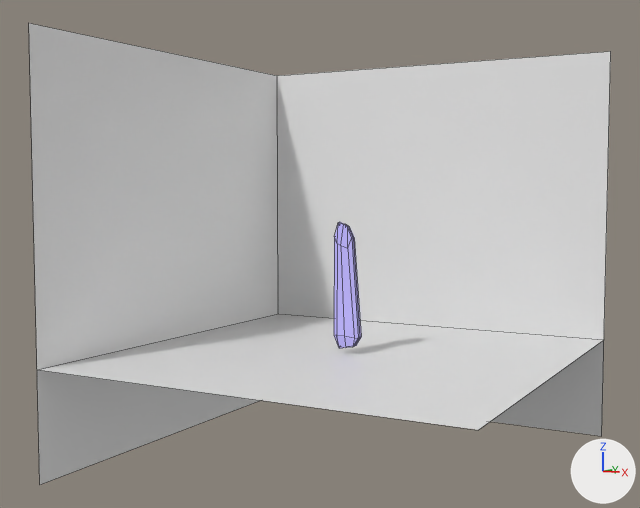
What one commit did to the Blender file Assets/models/crystals01/crystals03.blend.
Camera for both pictures: a camera (50 mm lens) standing at (14.6, -28.4, 3.5) and looking at (-0.8, -0.5, 1.2). The lights are fixed; the arrows at lower right show +X, +Y and +Z. Mesh edges are drawn as thin lines.

The older version as bpy lines, for what is in view:
```python
me_cube_003 = bpy.data.meshes.new('Cube.003')
me_cube_003.from_pydata(...)  # 42 vertices, 44 faces; spans x -0.46..0.53, y -0.18..0.21, z -2.28..2.31
me_cube_003.materials.append(mat_crystal02a)  # blue #c1b9ff
me_plane = bpy.data.meshes.new('Plane')
me_plane.from_pydata([(-1.0, -1.0, 0.0), (1.0, -1.0, 0.0), (-1.0, 1.0, 0.0), (1.0, 1.0, 0.0)], [], [(0, 1, 3, 2)])
me_plane_001 = bpy.data.meshes.new('Plane.001')
me_plane_001.from_pydata([(-1.0, -1.0, 0.0), (1.0, -1.0, 0.0), (-1.0, 1.0, 0.0), (1.0, 1.0, 0.0)], [], [(0, 1, 3, 2)])
me_plane_002 = bpy.data.meshes.new('Plane.002')
me_plane_002.from_pydata([(-1.0, -1.0, 0.0), (1.0, -1.0, 0.0), (-1.0, 1.0, 0.0), (1.0, 1.0, 0.0)], [], [(0, 1, 3, 2)])
ob_cube = bpy.data.objects.new('Cube', me_cube_003)
ob_cube.location = (0.0, 0.0, 0.0)
ob_plane = bpy.data.objects.new('Plane', me_plane)
ob_plane.location = (0.0, 0.0, -2.45)
ob_plane.scale = (7.58, 7.58, 7.58)
ob_plane_001 = bpy.data.objects.new('Plane.001', me_plane_001)
ob_plane_001.location = (0.0, 7.55, 1.25)
ob_plane_001.rotation_euler = (1.571, 0.0, 0.0)  # degrees (90, 0, 0)
ob_plane_001.scale = (7.58, 7.58, 7.58)
ob_plane_002 = bpy.data.objects.new('Plane.002', me_plane_002)
ob_plane_002.location = (-7.6, 0.0, 1.25)
ob_plane_002.rotation_euler = (1.571, 0.0, 1.571)  # degrees (90, 0, 90)
ob_plane_002.scale = (7.58, 7.58, 7.58)
```
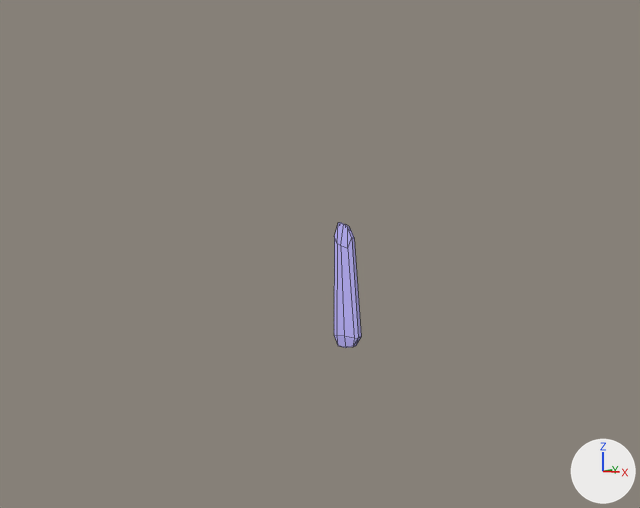
Patch to the scene script:
```diff
--- a/Assets/models/crystals01/crystals03.blend.py
+++ b/Assets/models/crystals01/crystals03.blend.py
@@ me_cube_003 @@
 # used by ob_cube; location = (0.0, 0.0, 0.0)
-me_cube_003.from_pydata(...)  # 42 vertices, 44 faces; spans x -0.46..0.53, y -0.18..0.21, z -2.28..2.31
+me_cube_003.from_pydata(...)  # 32 vertices, 34 faces; spans x -0.46..0.53, y -0.18..0.21, z -2.22..2.31
+# me_cube_003 part 1
+# 10 vertices are removed from x -0.46..0.53, y 0.0, z -2.28..2.31
+# 20 faces are deleted
+# 10 new faces join them
 me_cube_003.materials.append(mat_crystal02a)
@@ ob_plane_002 @@
-ob_plane_002 = bpy.data.objects.new('Plane.002', me_plane_002)
-ob_plane_002.location = (-7.6, 0.0, 1.25)
-ob_plane_002.rotation_euler = (1.571, 0.0, 1.571)  # degrees (90, 0, 90)
-ob_plane_002.scale = (7.58, 7.58, 7.58)
@@ ob_plane_001 @@
-ob_plane_001 = bpy.data.objects.new('Plane.001', me_plane_001)
-ob_plane_001.location = (0.0, 7.55, 1.25)
-ob_plane_001.rotation_euler = (1.571, 0.0, 0.0)  # degrees (90, 0, 0)
-ob_plane_001.scale = (7.58, 7.58, 7.58)
@@ ob_plane @@
-ob_plane = bpy.data.objects.new('Plane', me_plane)
-ob_plane.location = (0.0, 0.0, -2.45)
-ob_plane.scale = (7.58, 7.58, 7.58)
```

Location of each change, [x1, y1, x2, y2] in pixels of the pictures (640 x 508 px):
'Plane.001', deleted
    before: [277, 51, 611, 436]
'Plane.002', deleted
    before: [29, 23, 278, 485]
'Plane', deleted
    before: [39, 314, 603, 430]
part 1 of me_cube_003, cut back
    before: [338, 222, 361, 348]
    after: [339, 222, 361, 347]
